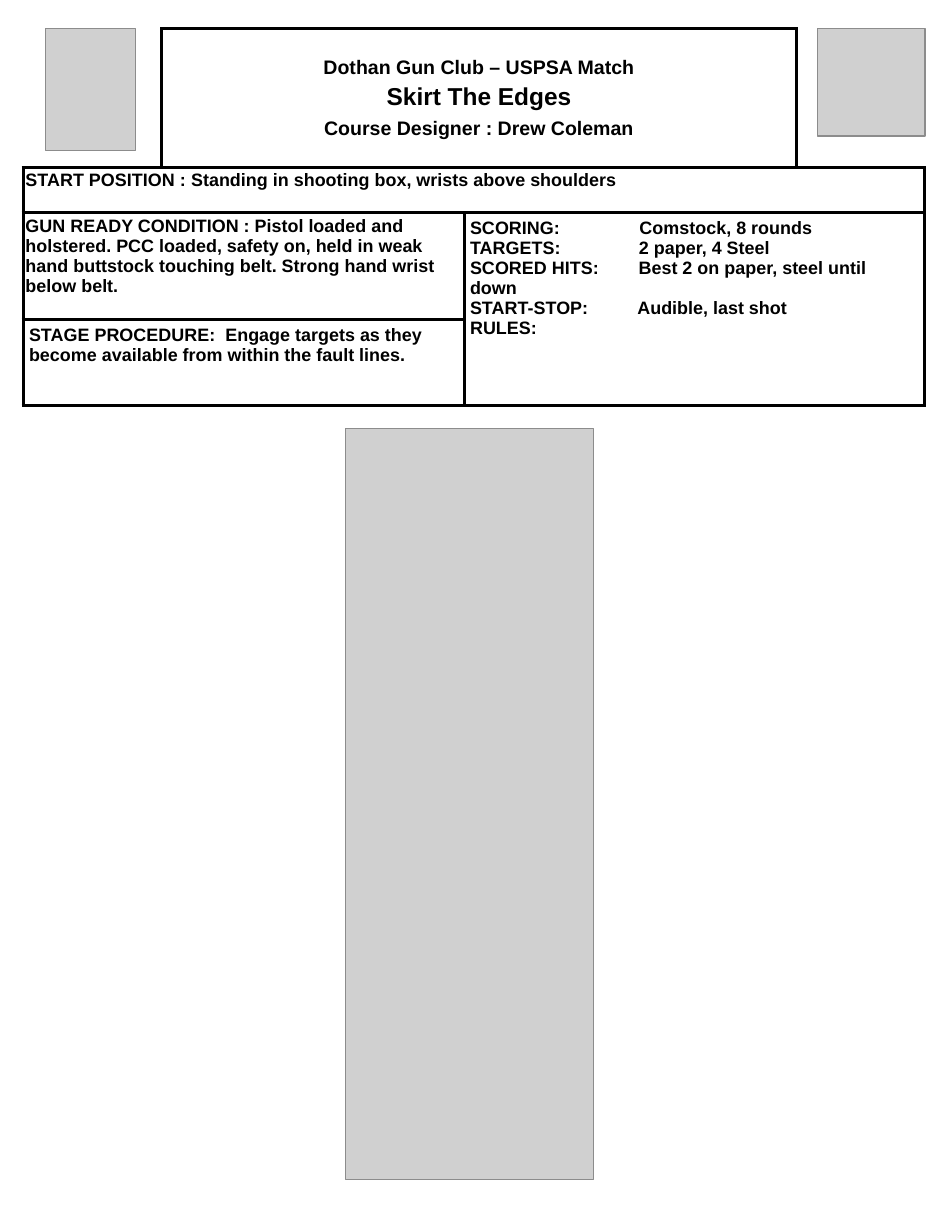
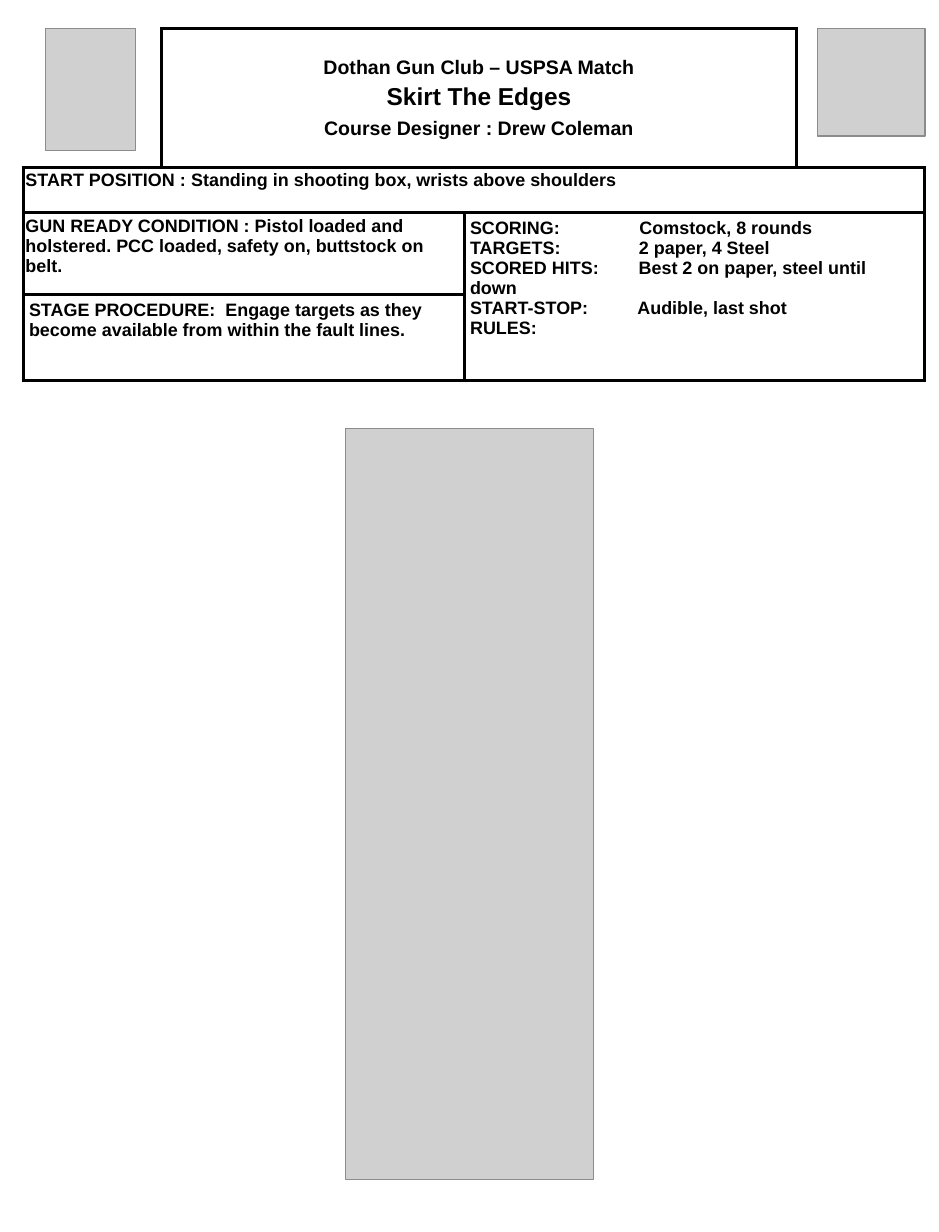
Before and after one commit to bagellord/USPSA-Stages, a slide deck: slide 1 of 10 rounds and under/Skirt the Edges - 8 rounds - comstock/Skirt the Edges.pptx. Drawn at 939x1232 pixels with LibreOffice and Linux fonts; fonts in the diff are those of the drawing; grey boxes stand for pictures. Boxes give left, top, right and bottom in pixels: in the first picture for what was removed or moved away, otherwise in the second. Text is boxed around its words. In the diff, an @@ line names an element or a change of style, - is before the commit and + after.

```diff
--- a/10 rounds and under/Skirt the Edges - 8 rounds - comstock/Skirt the Edges.pptx
+++ b/10 rounds and under/Skirt the Edges - 8 rounds - comstock/Skirt the Edges.pptx
@@ table at bbox=[23, 28, 926, 385] @@
-row 3, column 1: GUN READY CONDITION : Pistol loaded and holstered. PCC loaded, safety on, held in weak hand buttstock touching belt. Strong hand wrist below belt.
+row 3, column 1: GUN READY CONDITION : Pistol loaded and holstered. PCC loaded, safety on, buttstock on belt.
```
Also in this commit, not shown: 1 other slide changed, 5 other files.
